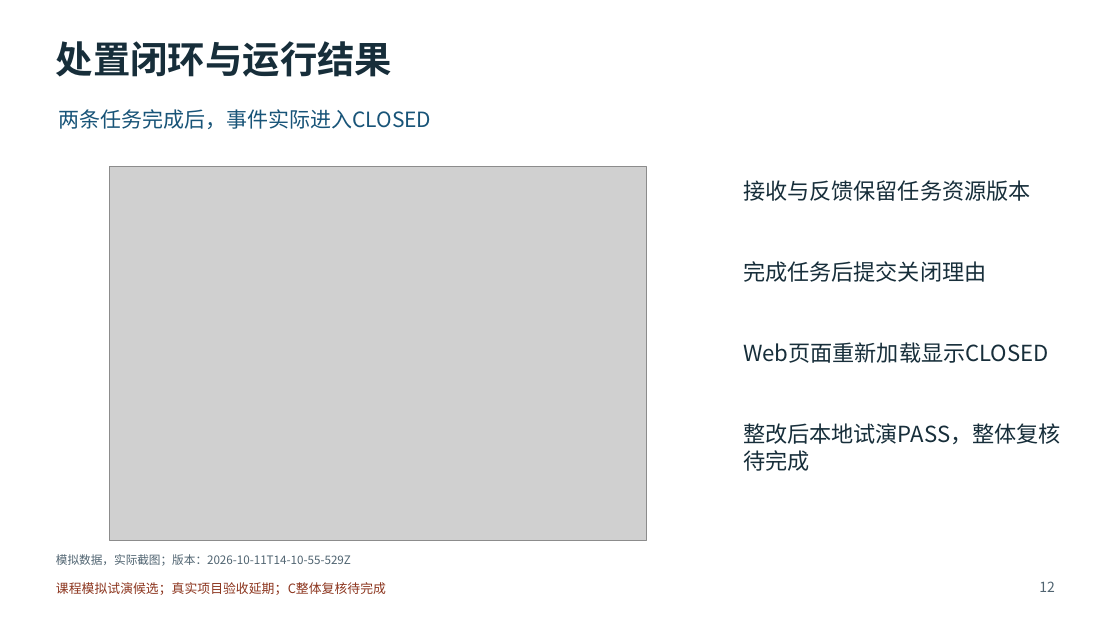
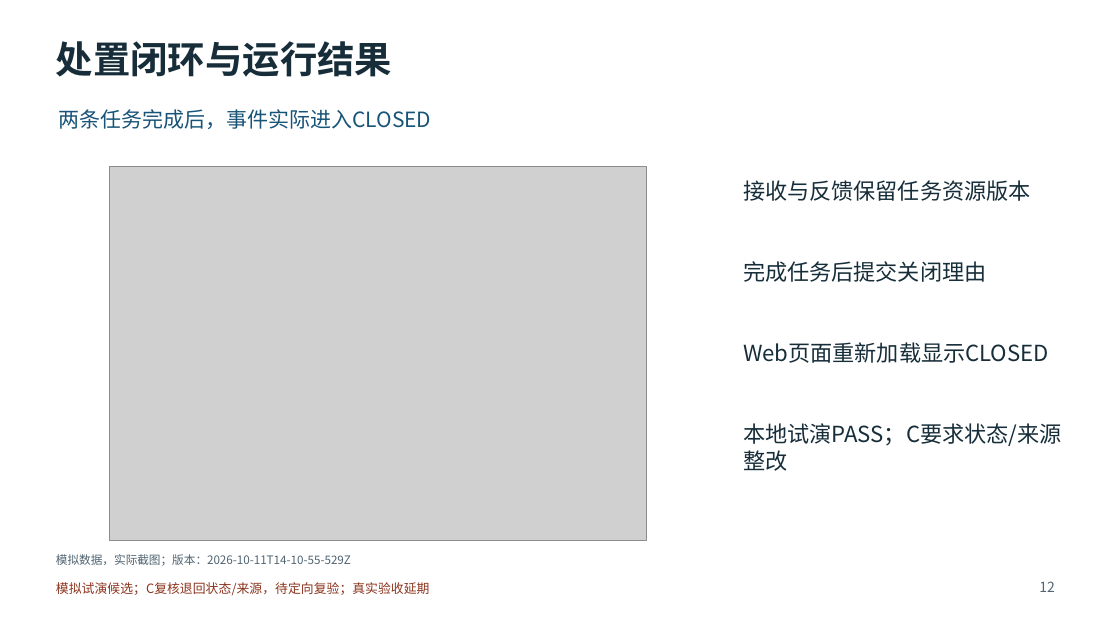
Before and after one commit to Renny1700132/emergency-response-platform, a slide deck: slide 12 of docs/deliverables/G6/G6-03-验收答辩候选.pptx. Drawn at 1120x630 pixels with LibreOffice and Linux fonts; fonts in the diff are those of the drawing; grey boxes stand for pictures. Boxes give left, top, right and bottom in pixels: in the first picture for what was removed or moved away, otherwise in the second. Text is boxed around its words. In the diff, an @@ line names an element or a change of style, - is before the commit and + after.

```diff
--- a/docs/deliverables/G6/G6-03-验收答辩候选.pptx
+++ b/docs/deliverables/G6/G6-03-验收答辩候选.pptx
@@ text at <box>743,423,1061,471</box>: text changed @@
-整改后本地试演PASS，整体复核待完成
+本地试演PASS；C要求状态/来源整改
@@ text at <box>56,582,430,595</box>: text changed @@
-课程模拟试演候选；真实项目验收延期；C整体复核待完成
+模拟试演候选；C复核退回状态/来源，待定向复验；真实验收延期
```
Also in this commit, not shown: 13 other slides changed, 23 other files.
